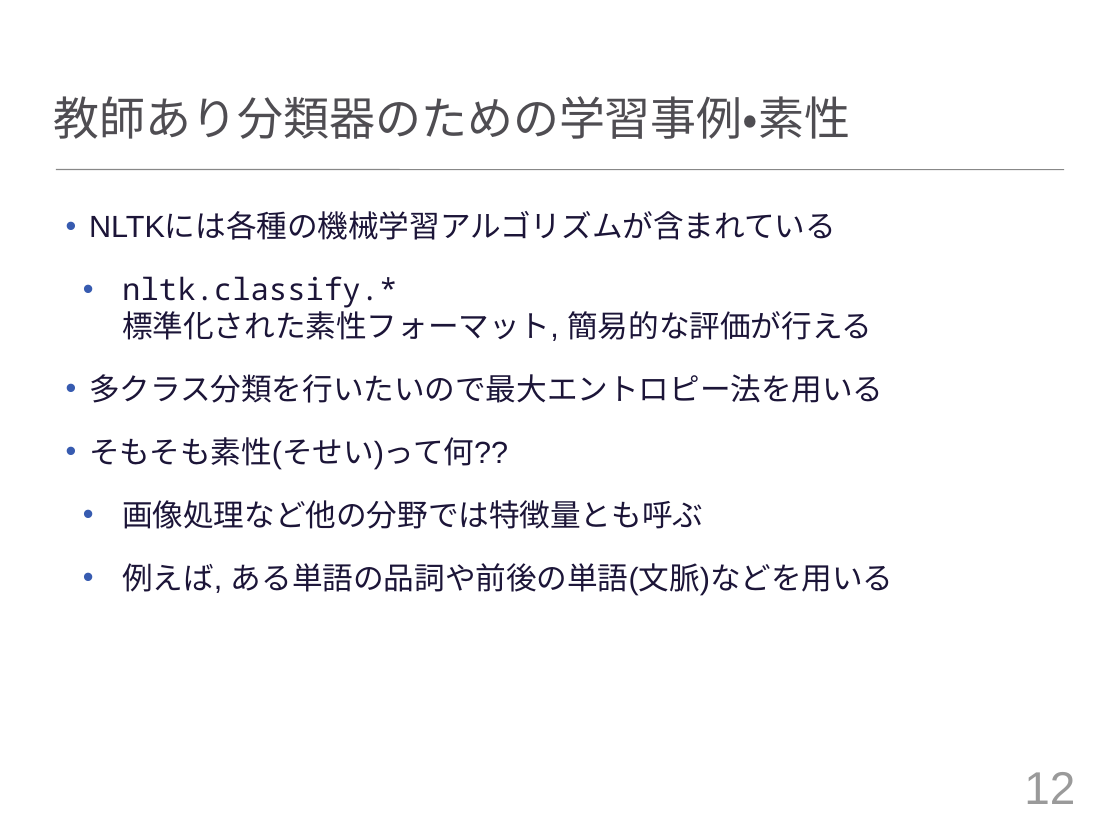
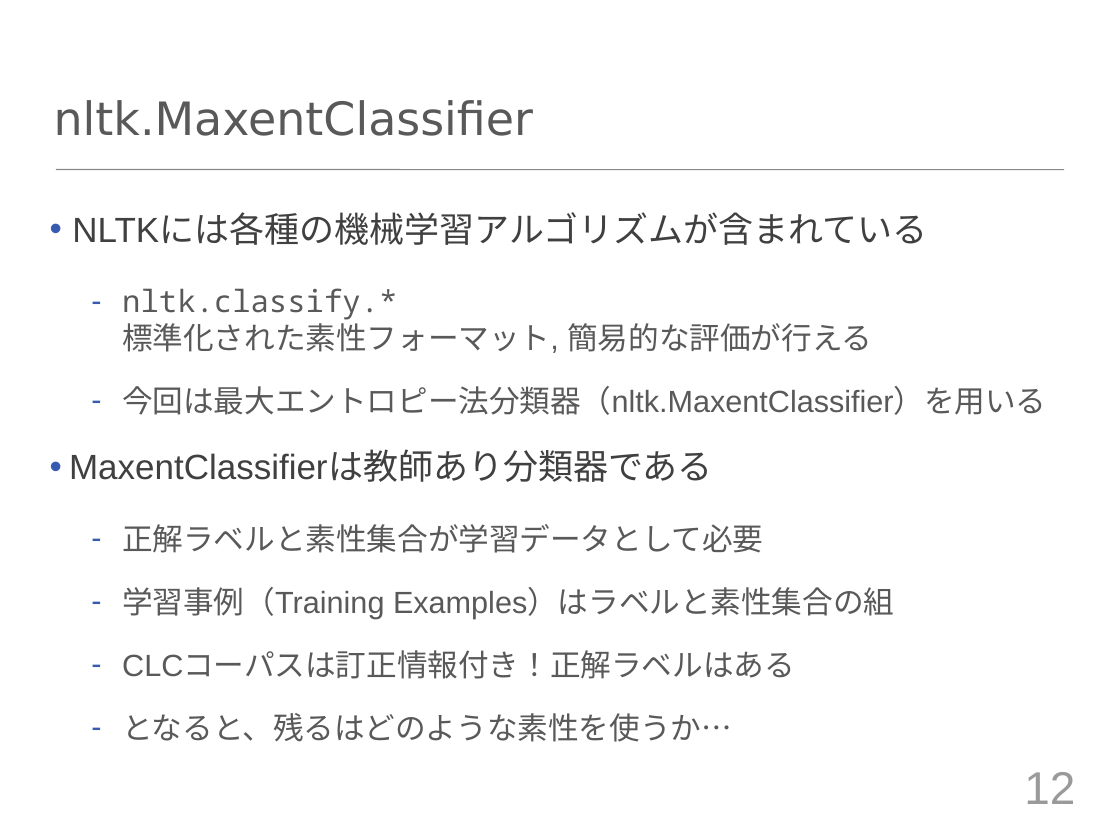
Before and after one commit to tuxedocat/ss2012, a slide deck: slide 12 of ss2012_slide.pptx. Drawn at 1120x840 pixels with LibreOffice and Linux fonts; fonts in the diff are those of the drawing. Boxes give left, top, right and bottom in pixels: in the first picture for what was removed or moved away, otherwise in the second. Text is boxed around its words. In the diff, an @@ line names an element or a change of style, - is before the commit and + after.

```diff
--- a/ss2012_slide.pptx
+++ b/ss2012_slide.pptx
@@ title at <box>54,100,533,136</box>: text changed; text colour #4F4D52 to #595959 @@
-教師あり分類器のための学習事例・素性
+nltk.MaxentClassifier
@@ text at <box>72,214,927,353</box>: size 28 to 32 pt, text colour #1C1538 to #404040 in "NLTKには各種の機械学習アルゴリズムが含まれている"; text colour #1C1538 to #595959 in "nltk.classify.* 標準化された素性フォーマット, 簡易的な評価が行える"; indent changed; more space between paragraphs; bullet • to - @@
@@ text at <box>69,386,1046,742</box>: text changed; text colour #1C1538 to #595959 @@
-• 多クラス分類を行いたいので最大エントロピー法を用いる
-• そもそも素性(そせい)って何??
-  • 画像処理など他の分野では特徴量とも呼ぶ
-  • 例えば, ある単語の品詞や前後の単語(文脈)などを用いる
+  – 今回は最大エントロピー法分類器（nltk.MaxentClassifier）を用いる
+• MaxentClassifierは教師あり分類器である
+  – 正解ラベルと素性集合が学習データとして必要
+  – 学習事例（Training Examples）はラベルと素性集合の組
+  – CLCコーパスは訂正情報付き！正解ラベルはある
+  – となると、残るはどのような素性を使うか…
```
Also in this commit, not shown: 18 other slides changed, 1 slide added.
